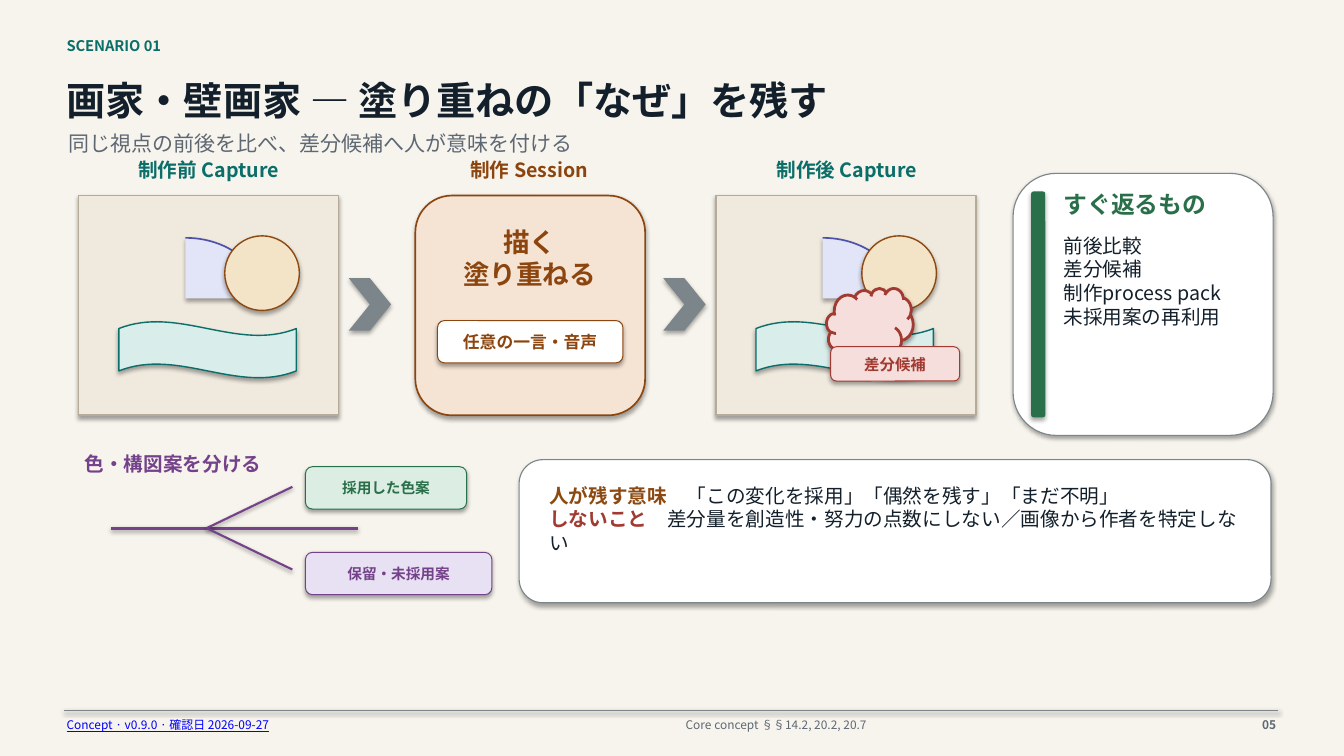
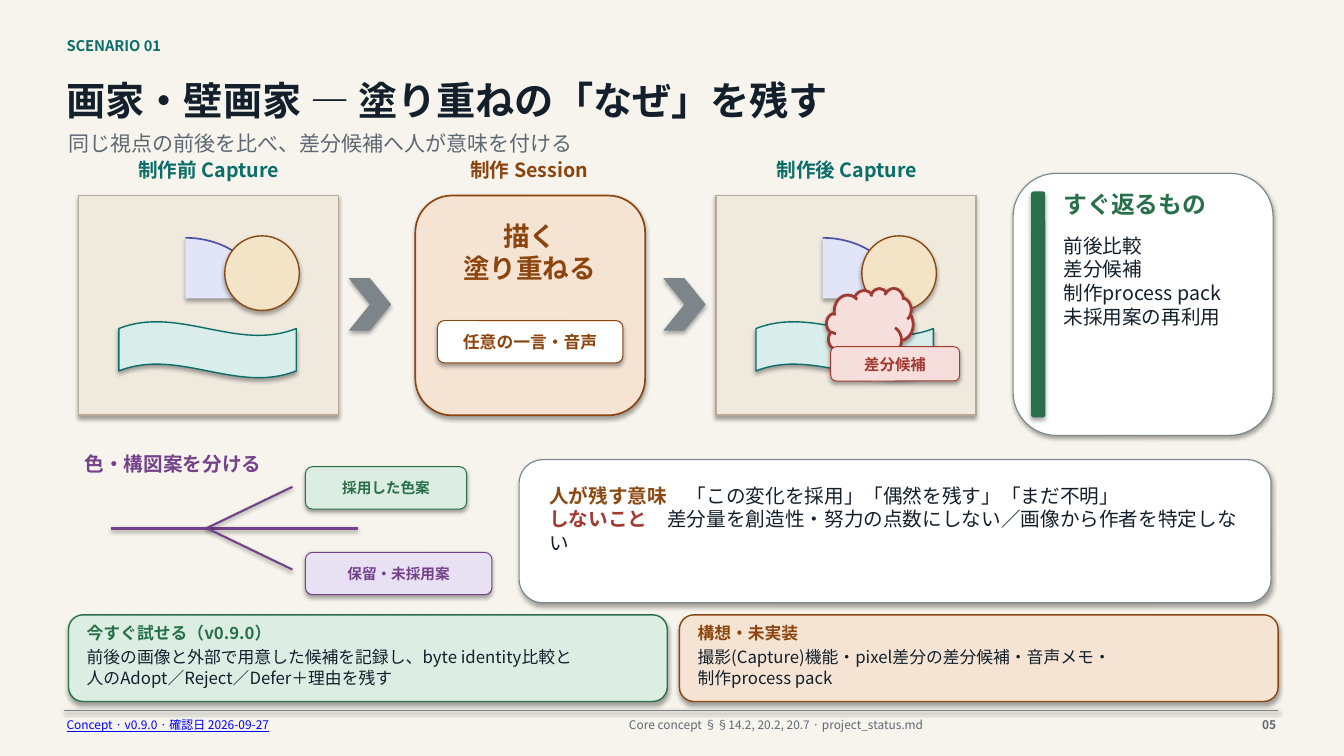
Before and after one commit to howlrs/synapsegit, a slide deck: slide 5 of docs/presentations/synapsegit_user_scenarios_ja.pptx. Drawn at 1344x756 pixels with LibreOffice and Linux fonts; fonts in the diff are those of the drawing. Boxes give left, top, right and bottom in pixels: in the first picture for what was removed or moved away, otherwise in the second. Text is boxed around its words. In the diff, an @@ line names an element or a change of style, - is before the commit and + after.

```diff
--- a/docs/presentations/synapsegit_user_scenarios_ja.pptx
+++ b/docs/presentations/synapsegit_user_scenarios_ja.pptx
@@ text "描く 塗り重ねる": place and size @@
-text "描く 塗り重ねる" at [463, 229, 596, 286]
+text "描く 塗り重ねる" at [463, 223, 596, 280]
@@ rounded rectangle added at [69, 615, 667, 702], fill #DCEEE4, outline #29704A 1 pt @@
@@ text added at [87, 624, 272, 641], 12 pt, text #29704A, bold @@
+今すぐ試せる（v0.9.0）
@@ rounded rectangle added at [680, 615, 1278, 702], fill #F5E4D4, outline #8C450E 1 pt @@
@@ text added at [698, 624, 799, 641], 12 pt, text #8C450E, bold @@
+構想・未実装
@@ text added at [87, 649, 572, 688], 12 pt, text #13202B @@
+前後の画像と外部で用意した候補を記録し、byte identity比較と
+人のAdopt／Reject／Defer＋理由を残す
@@ text added at [698, 649, 1111, 688], 12 pt, text #13202B @@
+撮影(Capture)機能・pixel差分の差分候補・音声メモ・
+制作process pack
@@ text at [629, 719, 923, 732]: text changed @@
-Core concept §§14.2, 20.2, 20.7
+Core concept §§14.2, 20.2, 20.7 · project_status.md
```
Also in this commit, not shown: 8 other slides changed, 2 other files.
